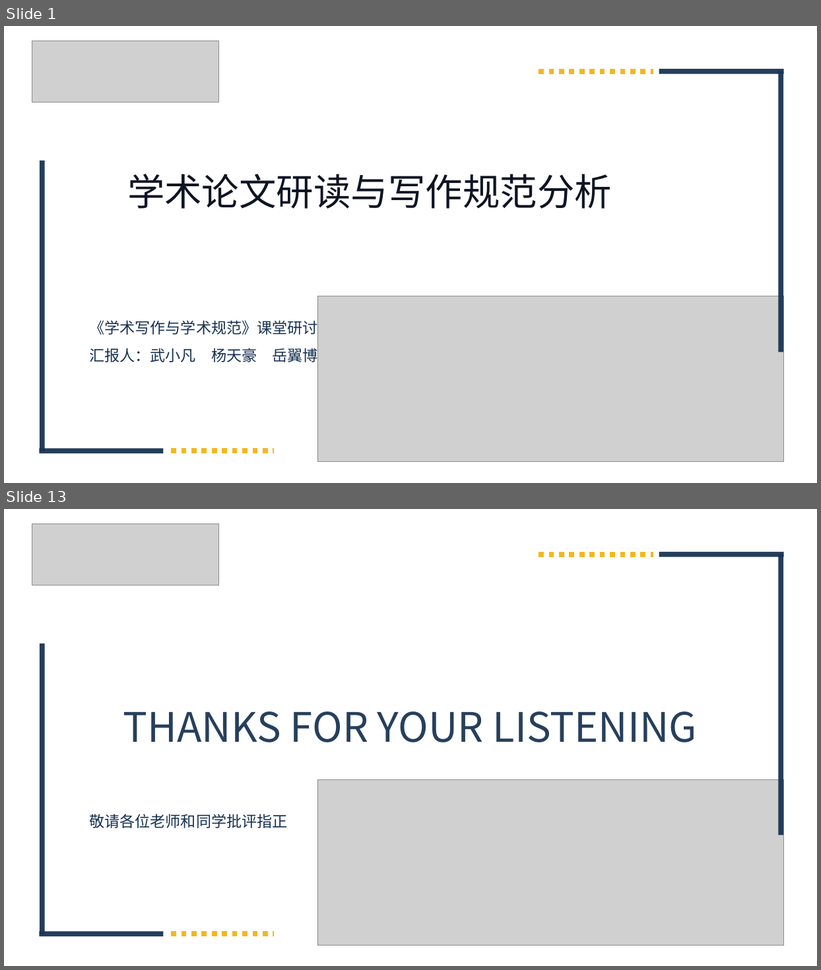
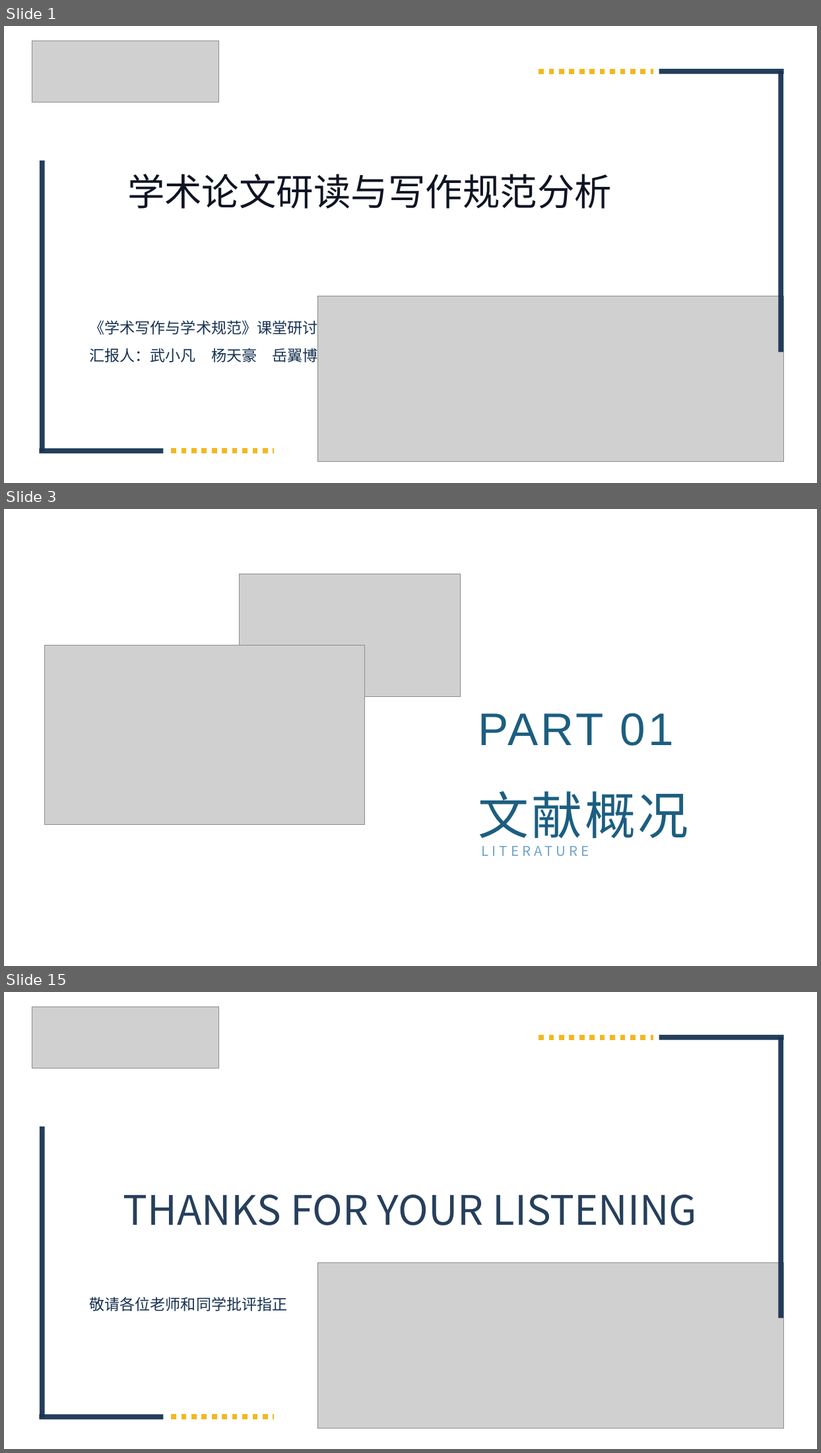
Before and after one commit to obiyeuy/tmp, a slide deck: 学术论文研读与写作规范分析-课堂研讨.pptx. Shown one above the other, each under a label of ours: slides 1 and 13 before the commit, slides 1, 3 and 15 after it; the slides between them are not shown. The pictures are 821x970 and 821x1453 pixels, drawn with LibreOffice and Linux fonts; fonts in the diff are those of the drawing; grey boxes stand for pictures; background and template pictures are left out. Boxes give left, top, right and bottom in pixels: in the first picture for what was removed or moved away, otherwise in the second. Text is boxed around its words. In the diff, an @@ line names an element or a change of style, - is before the commit and + after.

```diff
--- a/学术论文研读与写作规范分析-课堂研讨.pptx
+++ b/学术论文研读与写作规范分析-课堂研讨.pptx
@@ slide 3 added at (x1=4, y1=509, x2=817, y2=966), background #FFFFFF @@
@@ picture added at (x1=240, y1=574, x2=461, y2=697) @@
@@ picture added at (x1=45, y1=645, x2=365, y2=825) @@
@@ text added at (x1=479, y1=713, x2=674, y2=746), 54 pt, text none @@
+PART 01
@@ text added at (x1=479, y1=791, x2=689, y2=848), 60 pt, text #1C5E80 @@
+文献概况
@@ text added at (x1=479, y1=840, x2=783, y2=867), 16 pt, text #6FA3C7 @@
+LITERATURE
@@ what was slide 13 is now slide 15 @@
```
Also in this commit, not shown: 2 slides changed, 10 other slides added, 9 slides removed.
